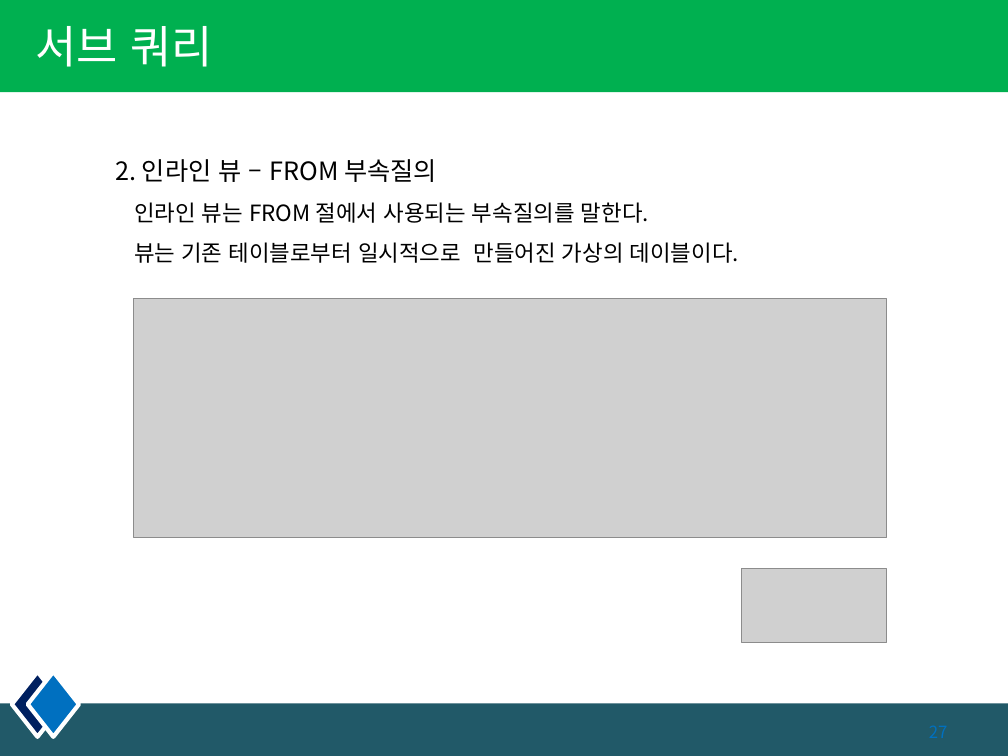
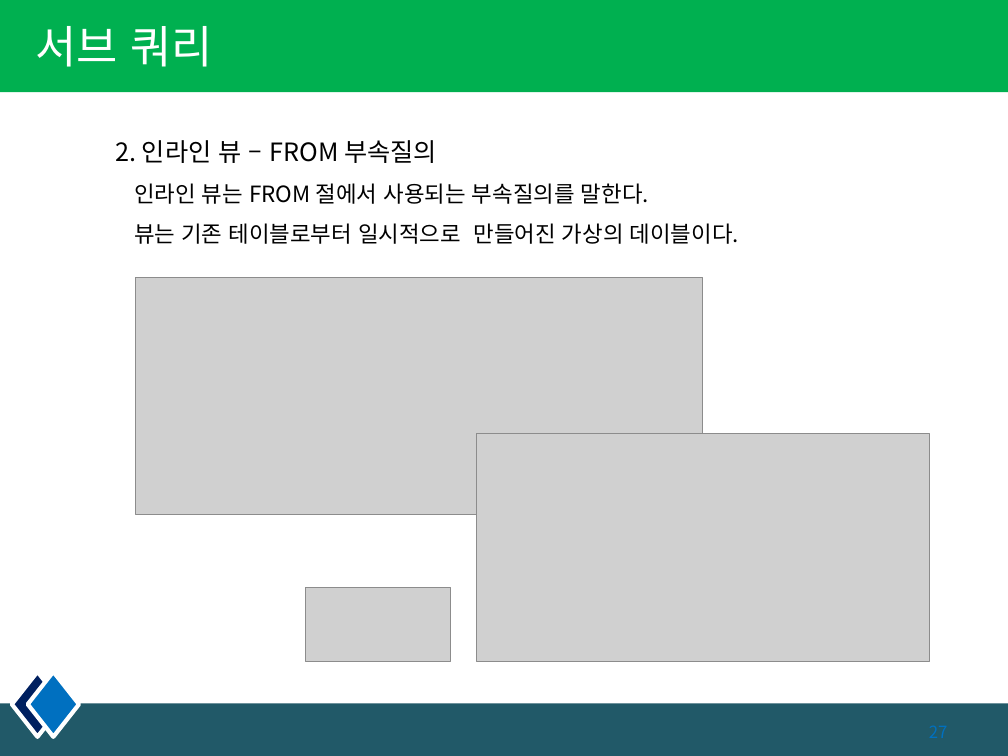
Before and after one commit to kiyongee2/green_project_web, a slide deck: slide 27 of db_ppt/4장. select_join.pptx. Drawn at 1008x756 pixels with LibreOffice and Linux fonts; fonts in the diff are those of the drawing; grey boxes stand for pictures. Boxes give left, top, right and bottom in pixels: in the first picture for what was removed or moved away, otherwise in the second. Text is boxed around its words. In the diff, an @@ line names an element or a change of style, - is before the commit and + after.

```diff
--- a/db_ppt/4장. select_join.pptx
+++ b/db_ppt/4장. select_join.pptx
@@ text "2. 인라인 뷰 – FROM ...": place and size @@
-text "2. 인라인 뷰 – FROM ..." at bbox=[115, 159, 739, 263]
+text "2. 인라인 뷰 – FROM ..." at bbox=[115, 140, 739, 244]
@@ picture: place and size @@
-picture at bbox=[134, 298, 887, 537]
+picture at bbox=[135, 277, 703, 514]
@@ picture added at bbox=[477, 433, 929, 661] @@
@@ picture: place and size @@
-picture at bbox=[742, 569, 887, 642]
+picture at bbox=[305, 588, 451, 661]
```
Also in this commit, not shown: 6 other slides changed, 8 slides added, 3 slides removed, 10 other files.
